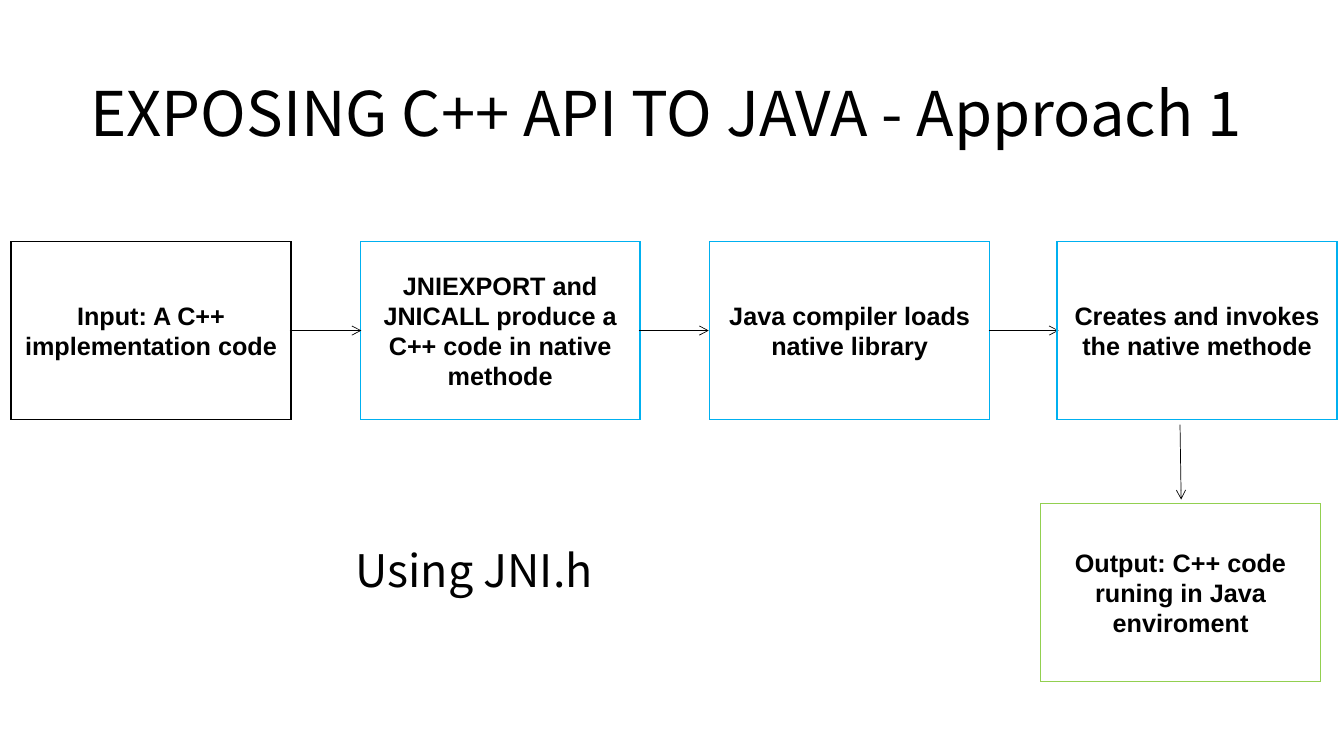
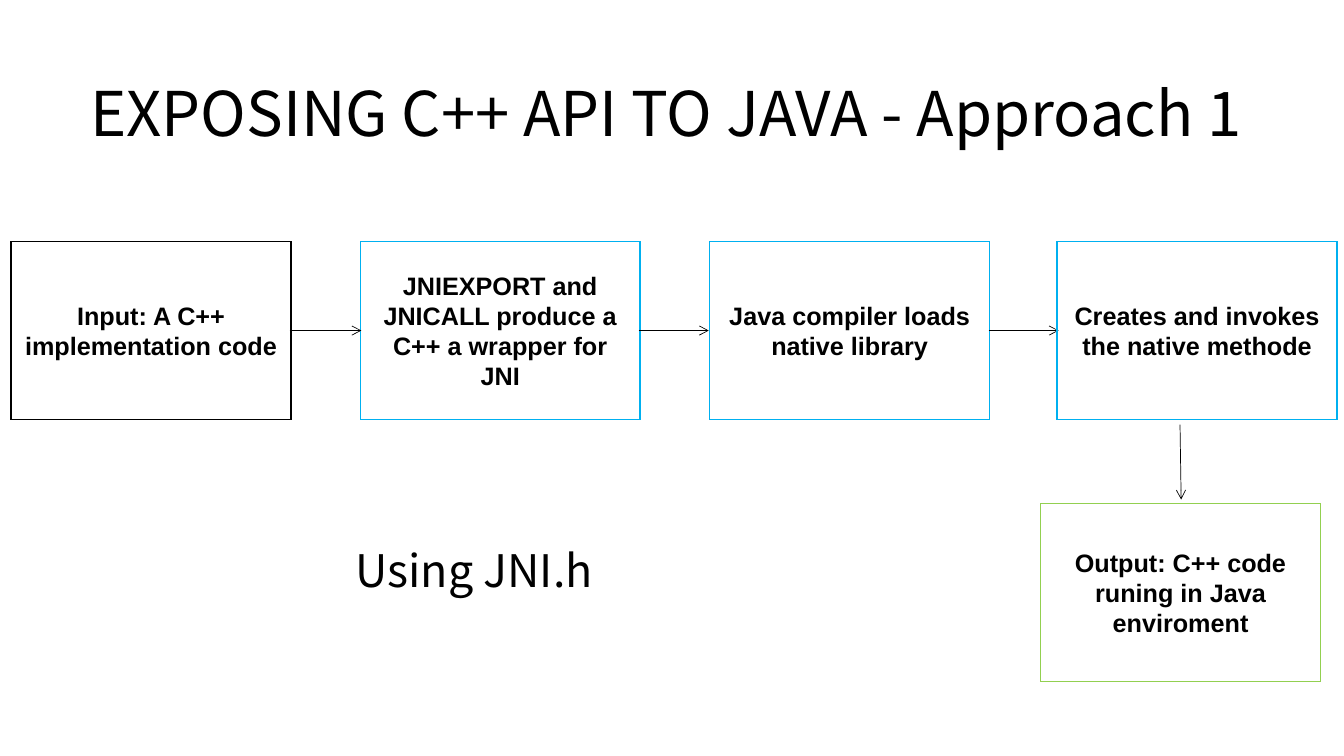
Before and after one commit to nowairanum/Learning, a slide deck: slide 5 of docs/Presentation.pptx. Drawn at 1344x756 pixels with LibreOffice and Linux fonts; fonts in the diff are those of the drawing. Boxes give left, top, right and bottom in pixels: in the first picture for what was removed or moved away, otherwise in the second. Text is boxed around its words. In the diff, an @@ line names an element or a change of style, - is before the commit and + after.

Commit message:
Presentation

```diff
--- a/docs/Presentation.pptx
+++ b/docs/Presentation.pptx
@@ text in rectangle at <box>384,276,617,386</box>: text changed @@
-JNIEXPORT and JNICALL produce a C++ code in native methode
+JNIEXPORT and JNICALL produce a C++ a wrapper for JNI
```
Also in this commit, not shown: 2 other slides changed, 1 other file.
